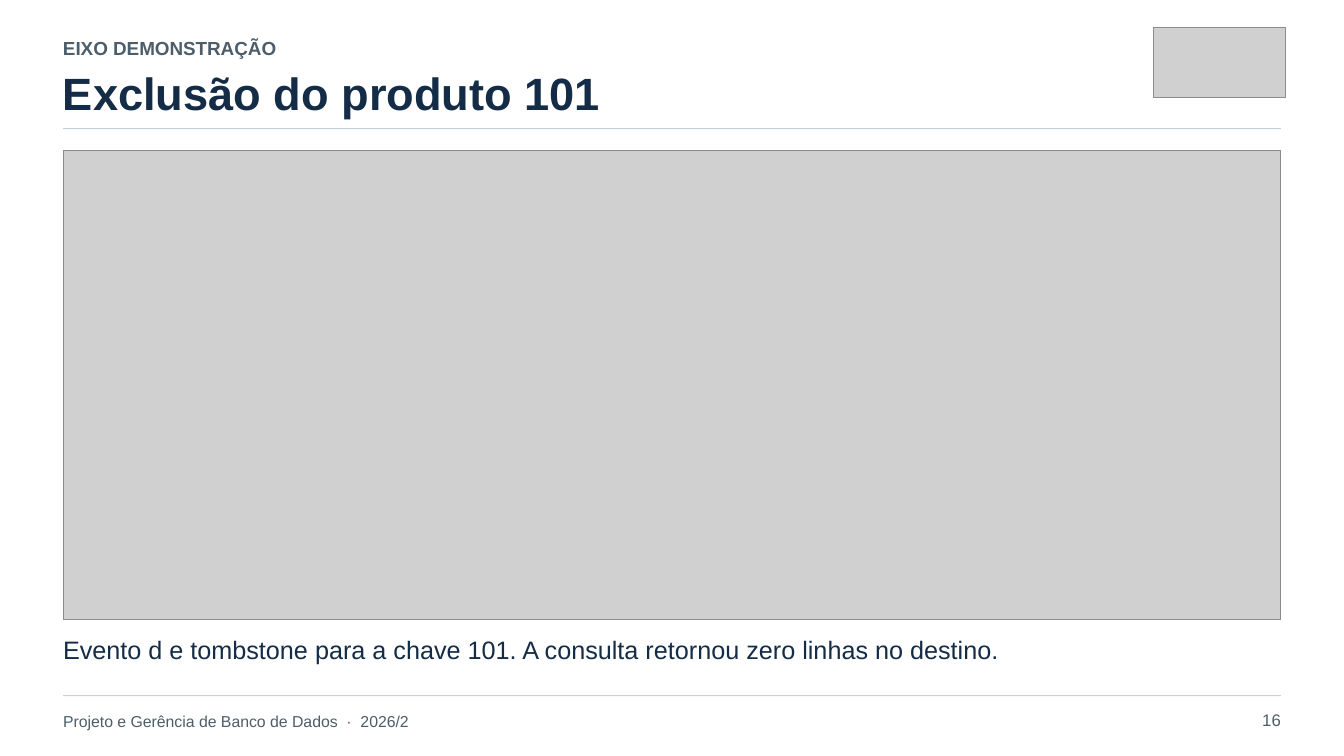
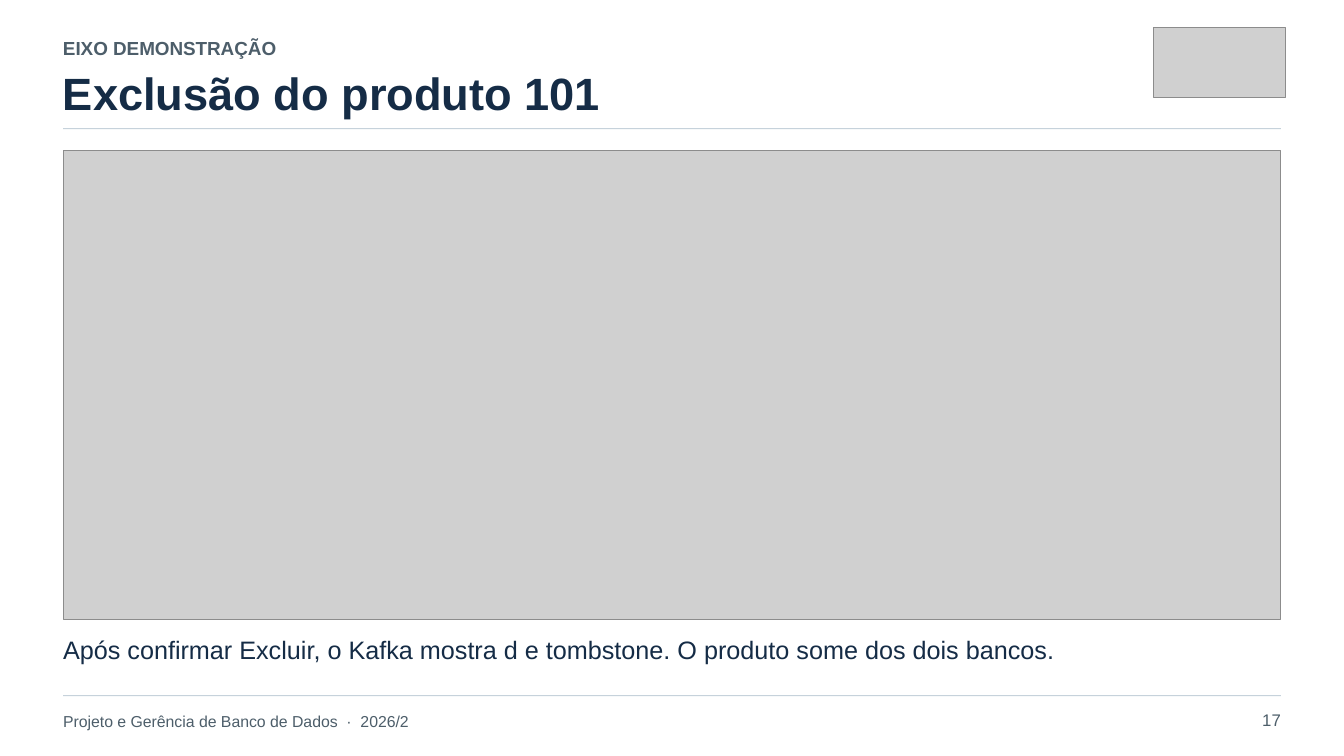
Before and after one commit to lucassbertol/debezium-pgbd, a slide deck: slide 17 of apresentacao/CDC-com-Debezium-e-PostgreSQL-final.pptx (slide 16 before the commit). Drawn at 1344x756 pixels with LibreOffice and Linux fonts; fonts in the diff are those of the drawing; grey boxes stand for pictures. Boxes give left, top, right and bottom in pixels: in the first picture for what was removed or moved away, otherwise in the second. Text is boxed around its words. In the diff, an @@ line names an element or a change of style, - is before the commit and + after.

```diff
--- a/apresentacao/CDC-com-Debezium-e-PostgreSQL-final.pptx
+++ b/apresentacao/CDC-com-Debezium-e-PostgreSQL-final.pptx
@@ text at [63, 640, 1054, 665]: text changed @@
-Evento d e tombstone para a chave 101. A consulta retornou zero linhas no destino.
+Após confirmar Excluir, o Kafka mostra d e tombstone. O produto some dos dois bancos.
@@ text at [1262, 714, 1281, 726]: text changed @@
-16
+17
```
Also in this commit, not shown: 3 other slides changed, 21 other files.
